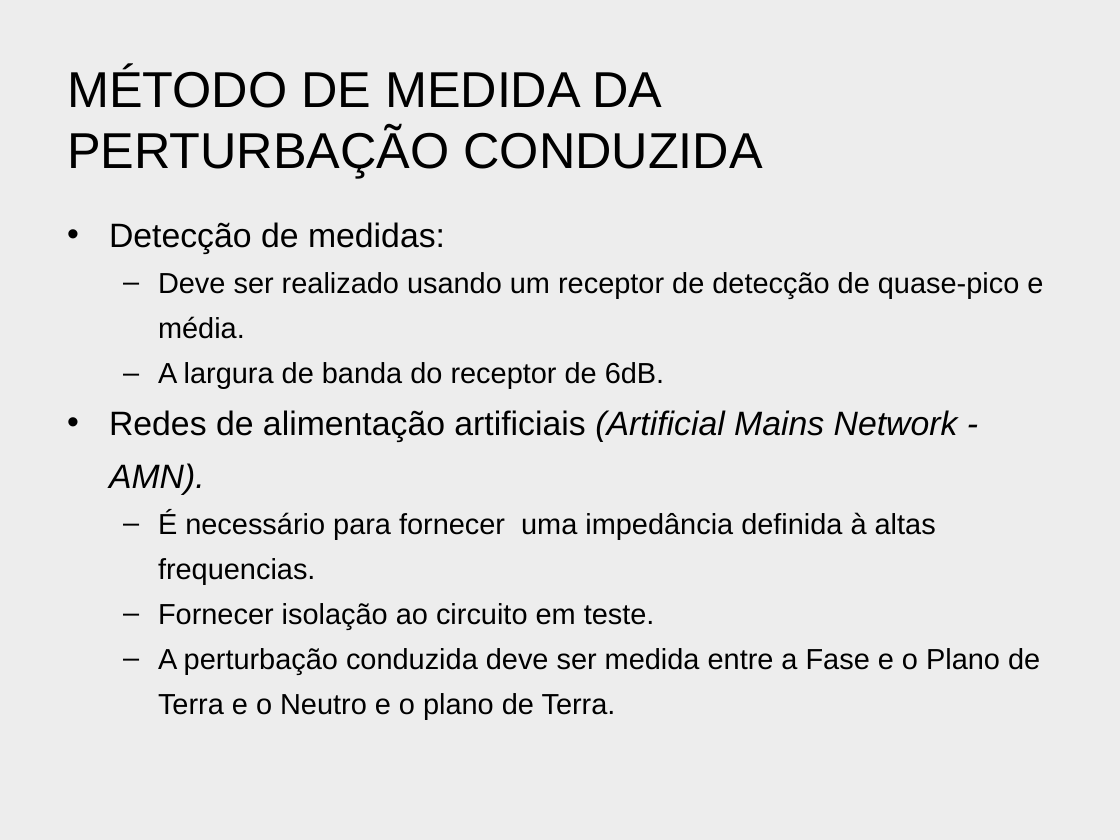
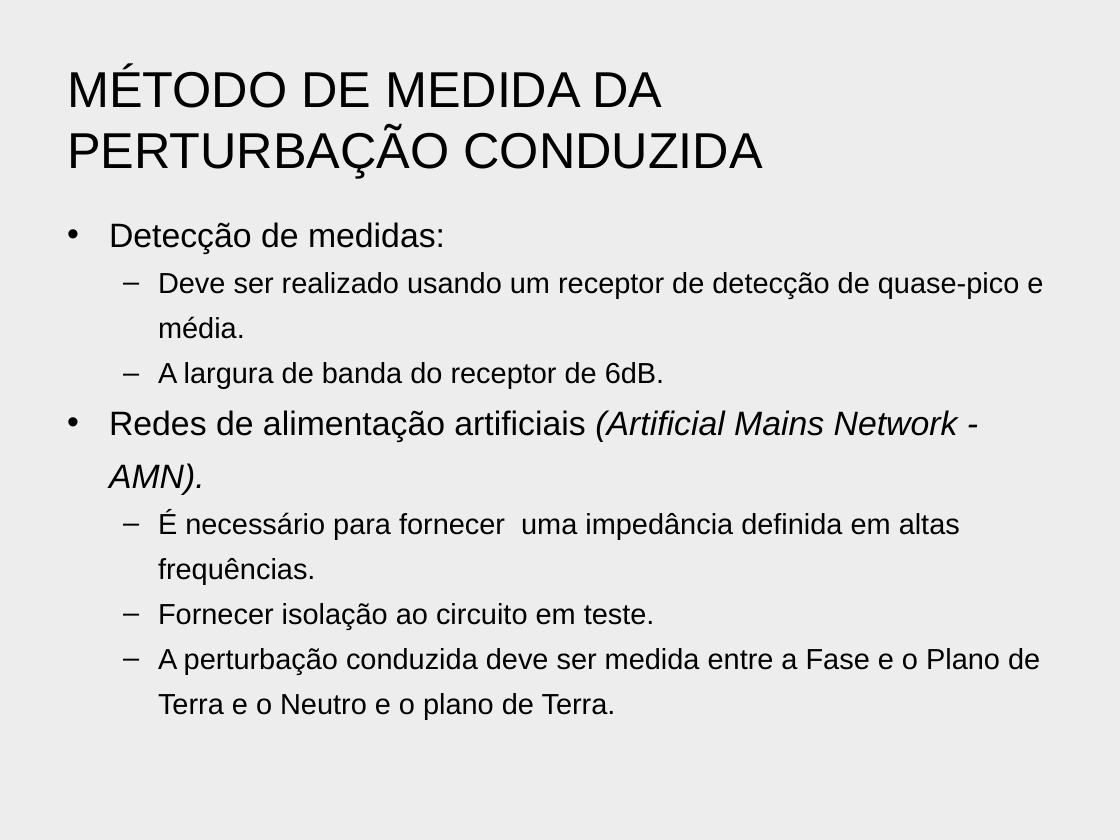
Before and after one commit to bengelbert/ifsc, a slide deck: slide 11 of cem_20308/docs/cispr22.pptx. Drawn at 1120x840 pixels with LibreOffice and Linux fonts; fonts in the diff are those of the drawing; background and template pictures are left out. Boxes give left, top, right and bottom in pixels: in the first picture for what was removed or moved away, otherwise in the second. Text is boxed around its words. In the diff, an @@ line names an element or a change of style, - is before the commit and + after.

```diff
--- a/cem_20308/docs/cispr22.pptx
+++ b/cem_20308/docs/cispr22.pptx
@@ text at (158,511,960,584): text changed @@
-  – É necessário para fornecer uma impedância definida à altas frequencias.
+  – É necessário para fornecer uma impedância definida em altas frequências.
```
Also in this commit, not shown: 1 other slide changed.
